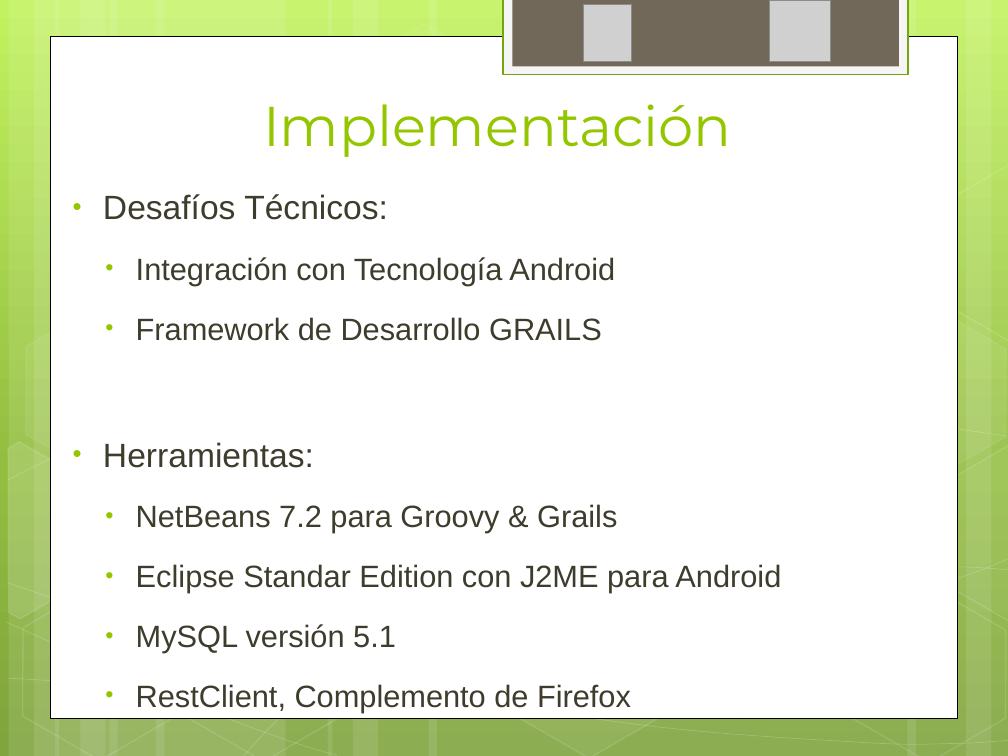
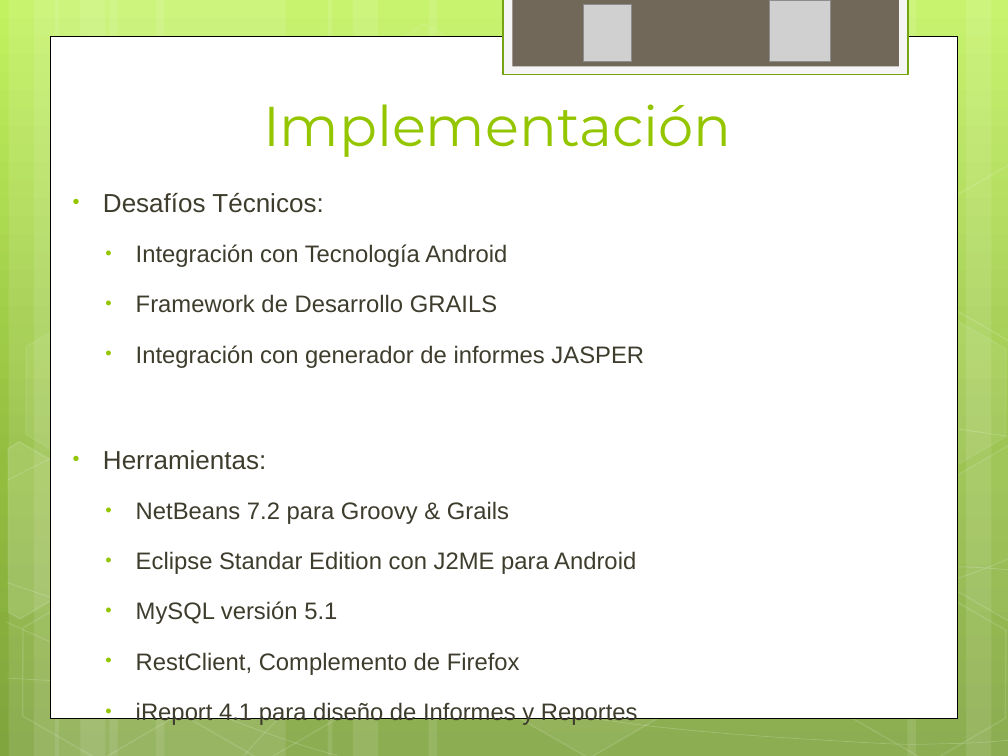
Before and after one commit to ptissera/habilitacion-profesional-2012-4k4, a slide deck: slide 27 of Documentacion/Proyecto/Presentacion Final/Exposicion Final.pptx. Drawn at 1008x756 pixels with LibreOffice and Linux fonts; fonts in the diff are those of the drawing; grey boxes stand for pictures. Boxes give left, top, right and bottom in pixels: in the first picture for what was removed or moved away, otherwise in the second. Text is boxed around its words. In the diff, an @@ line names an element or a change of style, - is before the commit and + after.

```diff
--- a/Documentacion/Proyecto/Presentacion Final/Exposicion Final.pptx
+++ b/Documentacion/Proyecto/Presentacion Final/Exposicion Final.pptx
@@ text at box(103, 193, 636, 675): size 24 to 18.6 pt in "Desafíos Técnicos:", "Herramientas:"; size 22 to 17.1 pt in "Integración con Tecnología Android", "Framework de Desarrollo GRAILS", "NetBeans 7.2 para Groovy & Grails", "Eclipse Standar Edition con J2ME para Android" and 2 more places; less space between paragraphs @@
@@ text at box(136, 345, 644, 368): paragraph added @@
+  • Integración con generador de informes JASPER
@@ text at box(136, 701, 638, 726): paragraph added @@
+  • iReport 4.1 para diseño de Informes y Reportes
```
Also in this commit, not shown: 6 other slides changed, 5 slides added, 4 slides removed.
